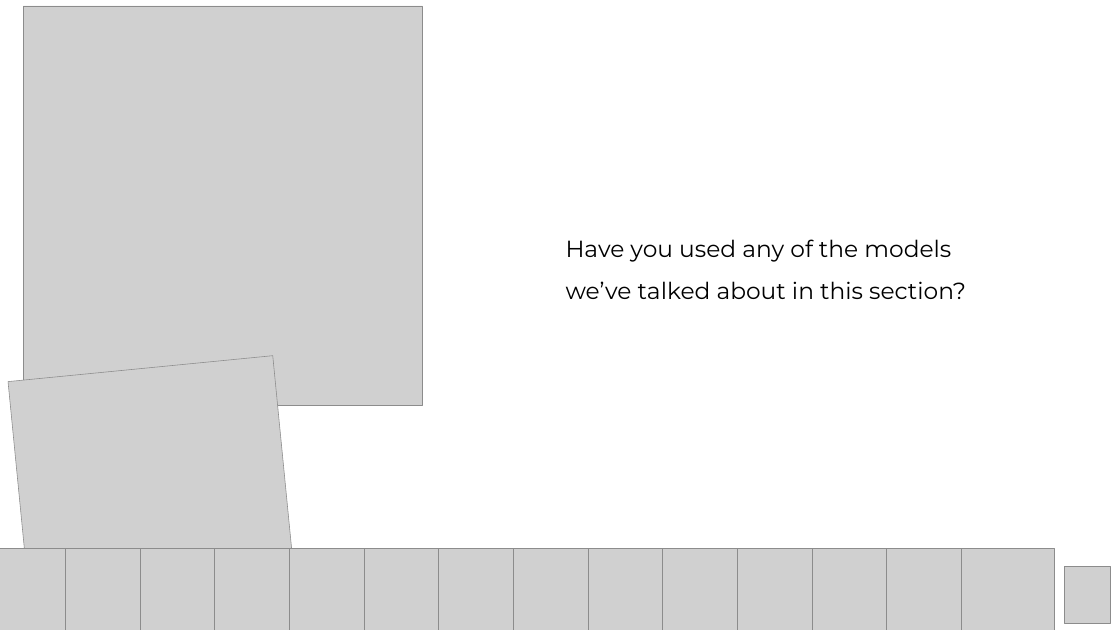
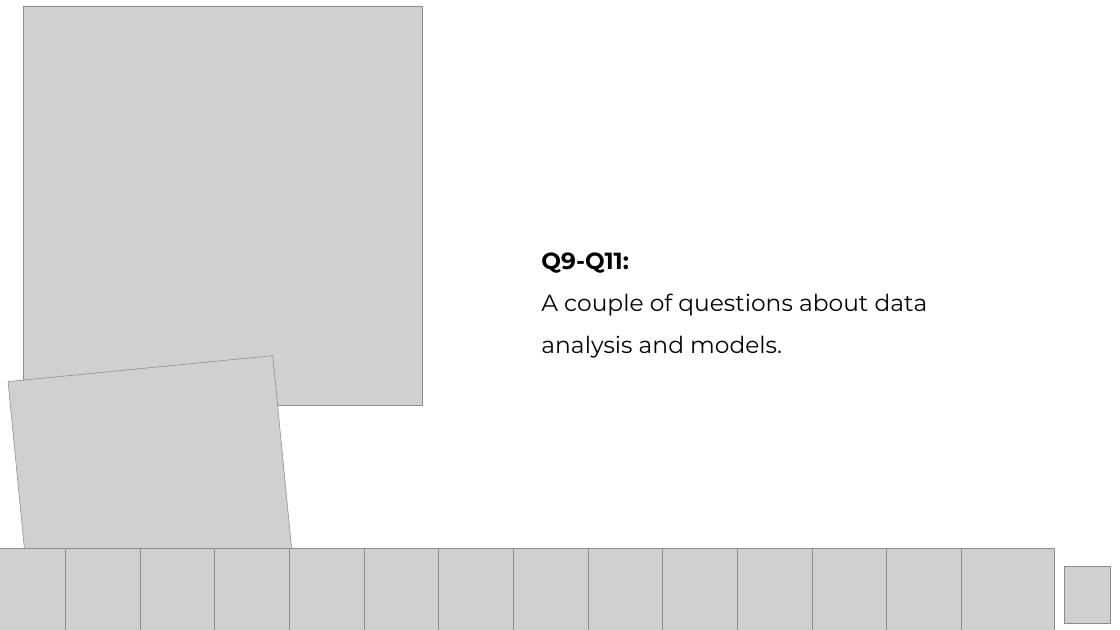
Before and after one commit to Center-for-Health-Data-Science/Foundations-of-Health-Data-Science, a slide deck: slide 21 of Slides/FHDS_Data_Analysis_Part3.pptx. Drawn at 1120x630 pixels with LibreOffice and Linux fonts; fonts in the diff are those of the drawing; grey boxes stand for pictures. Boxes give left, top, right and bottom in pixels: in the first picture for what was removed or moved away, otherwise in the second. Text is boxed around its words. In the diff, an @@ line names an element or a change of style, - is before the commit and + after.

Commit message:
menti slide question numbers added

```diff
--- a/Slides/FHDS_Data_Analysis_Part3.pptx
+++ b/Slides/FHDS_Data_Analysis_Part3.pptx
@@ text at <box>541,252,928,358</box>: text changed @@
-Have you used any of the models we’ve talked about in this section?
+Q9-Q11:
+A couple of questions about data analysis and models.
```
Also in this commit, not shown: 1 other file.
